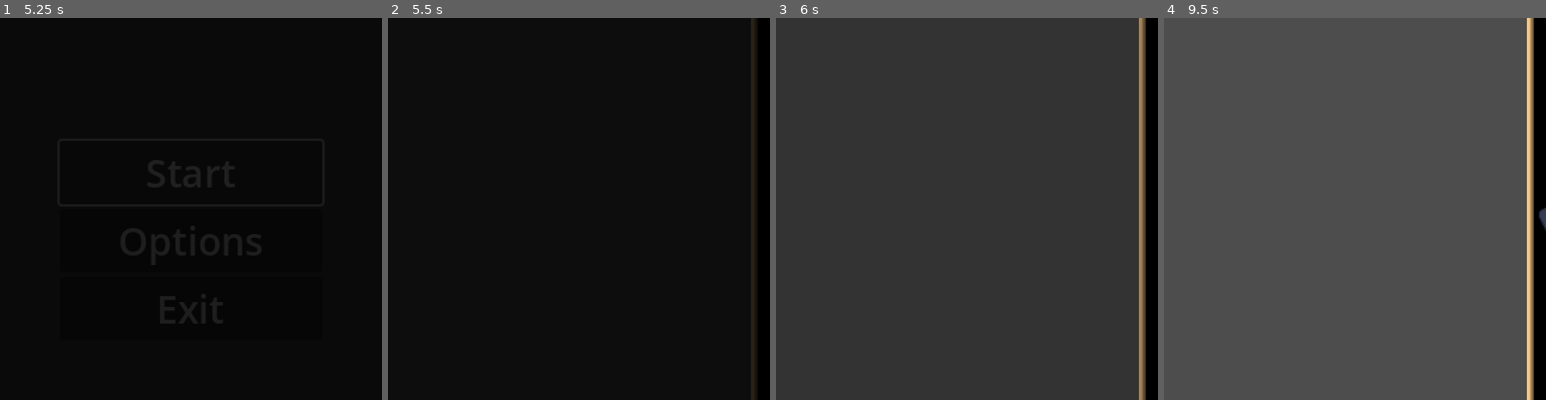
Above: before the commit, frames 1-4 (left to right).
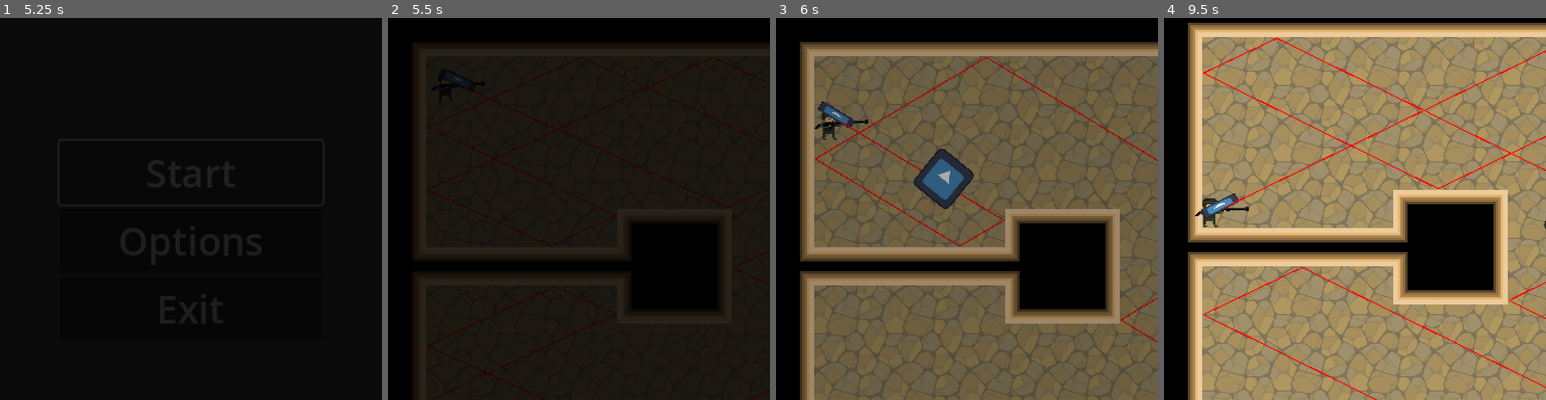
Above: after the commit, the same moments.

Repository: KoB-Kirito/uol-gamejam-10
Game: Godot game, scene res://menu/splash_screen/splash_screen.tscn
The game is run twice, just before and just after one commit, with the same random seed, the same clock (stepped at 60 frames per second) and the same inputs. The engine's default icon, where the game draws it, is replaced by a stand-in: a white triangle on a blue panel in a dark square.
Inputs (mouse positions are in pixels of both pictures, inside the frame that each line leads up to):
- Up to frame 1 (5.25 s): tap Enter at 0.5, 2, 5 s; move the mouse to (275, 189) at 0.52 s; hold D (right) 0.53-1.25 s; click (275, 189) at 0.6 s; tap Space at 1.25, 3.5 s; drag from (114, 228) to (171, 285) at 1.27 s; move the mouse to (229, 124) at 2.02 s; hold D (right) 2.03-2.75 s; tap Backspace at 2.1 s; drag from (171, 285) to (76, 151) at 2.77 s; move the mouse to (305, 266) at 3.52 s; hold A (left) 3.53-4.25 s; tap Delete at 3.6 s; click "Start" at 4.25 s; drag from (76, 151) to (133, 113) at 5.02 s
- Up to frame 2 (5.5 s): no input
- Up to frame 3 (6 s): move the mouse to (986, 209) at 5.77 s; hold S (down) from 5.78 s (still down); click (986, 209) at 5.85 s
- Up to frame 4 (9.5 s): release S (down) at 6.5 s; drag from (1297, 113) to (1278, 228) at 6.52 s; move the mouse to (1439, 189) at 7.27 s; hold W (up) 7.28-8 s; tap Backspace at 7.35 s; drag from (1278, 228) to (1335, 285) at 8.02 s; move the mouse to (1393, 124) at 8.77 s; hold S (down) from 8.78 s (still down); tap Delete at 8.85 s

Frame 1 is identical in both runs. In frame 2, 11% of the frame differs, in the area x 8-100%, y 0-100%; in frame 3, 96%; in frame 4, 100%, in the area x 0-100%, y 0-100%.

Commit message:
tileset 32

Diff:
--- a/level/level_1.tscn
+++ b/level/level_1.tscn
@@ -2,8 +2,8 @@
 
 [ext_resource type="Texture2D" uid="uid://cjfa22snh4p60" path="res://assets/TilesetJungleRuin.png" id="1_drdxs"]
 [ext_resource type="PackedScene" uid="uid://ch3u4v7tets38" path="res://level_manager.tscn" id="1_te1qb"]
-[ext_resource type="Texture2D" uid="uid://bv41ud81dojak" path="res://assets/TilesetAll.png" id="2_hlprw"]
 [ext_resource type="PackedScene" uid="uid://d1nwfcr0d5o1x" path="res://player.tscn" id="2_lveq8"]
+[ext_resource type="Texture2D" uid="uid://bgabcrl82q643" path="res://assets/TilesetAllBig.png" id="2_pi5gl"]
 [ext_resource type="PackedScene" uid="uid://f4jf1c4v6ts5" path="res://enemies/_base_enemy.tscn" id="3_4s3ti"]
 
 [sub_resource type="TileSetAtlasSource" id="TileSetAtlasSource_03orh"]
@@ -28,19 +28,20 @@
 [sub_resource type="TileSet" id="TileSet_4oaqe"]
 sources/0 = SubResource("TileSetAtlasSource_03orh")
 
-[sub_resource type="TileSetAtlasSource" id="TileSetAtlasSource_746uq"]
-texture = ExtResource("2_hlprw")
+[sub_resource type="TileSetAtlasSource" id="TileSetAtlasSource_egfdw"]
+texture = ExtResource("2_pi5gl")
+texture_region_size = Vector2i(32, 32)
 0:0/0 = 0
 0:0/0/terrain_set = 0
 0:0/0/terrain = 0
-0:0/0/physics_layer_0/polygon_0/points = PackedVector2Array(-8, -8, -8, 7.1224, -7.12241, 8, 8, 8, 8, -8)
+0:0/0/physics_layer_0/polygon_0/points = PackedVector2Array(-16, -16, 16, -16, 16, 16, -16, 16)
 0:0/0/terrains_peering_bit/right_side = 0
 0:0/0/terrains_peering_bit/bottom_right_corner = 0
 0:0/0/terrains_peering_bit/bottom_side = 0
 1:0/0 = 0
 1:0/0/terrain_set = 0
 1:0/0/terrain = 0
-1:0/0/physics_layer_0/polygon_0/points = PackedVector2Array(-8, -8, 8, -8, 8, 8, -8, 8)
+1:0/0/physics_layer_0/polygon_0/points = PackedVector2Array(-16, -16, 16, -16, 16, 16, -16, 16)
 1:0/0/terrains_peering_bit/right_side = 0
 1:0/0/terrains_peering_bit/bottom_right_corner = 0
 1:0/0/terrains_peering_bit/bottom_side = 0
@@ -49,19 +50,19 @@
 2:0/0 = 0
 2:0/0/terrain_set = 0
 2:0/0/terrain = 0
-2:0/0/physics_layer_0/polygon_0/points = PackedVector2Array(-8, -8, 8, -8, 8, 8, -8, 8)
+2:0/0/physics_layer_0/polygon_0/points = PackedVector2Array(-16, -16, 16, -16, 16, 16, -16, 16)
 2:0/0/terrains_peering_bit/bottom_side = 0
 2:0/0/terrains_peering_bit/bottom_left_corner = 0
 2:0/0/terrains_peering_bit/left_side = 0
 3:0/0 = 0
 3:0/0/terrain_set = 0
 3:0/0/terrain = 0
-3:0/0/physics_layer_0/polygon_0/points = PackedVector2Array(-8, -8, 8, -8, 8, 8, -8, 8)
+3:0/0/physics_layer_0/polygon_0/points = PackedVector2Array(-16, -16, 16, -16, 16, 16, -16, 16)
 3:0/0/terrains_peering_bit/bottom_side = 0
 4:0/0 = 0
 4:0/0/terrain_set = 0
 4:0/0/terrain = 0
-4:0/0/physics_layer_0/polygon_0/points = PackedVector2Array(-8, -8, 8, -8, 8, 8, -8, 8)
+4:0/0/physics_layer_0/polygon_0/points = PackedVector2Array(-16, -16, 16, -16, 16, 16, -16, 16)
 4:0/0/terrains_peering_bit/right_side = 0
 4:0/0/terrains_peering_bit/bottom_side = 0
 4:0/0/terrains_peering_bit/bottom_left_corner = 0
@@ -72,7 +73,7 @@
 5:0/0 = 0
 5:0/0/terrain_set = 0
 5:0/0/terrain = 0
-5:0/0/physics_layer_0/polygon_0/points = PackedVector2Array(-8, -8, 8, -8, 8, 8, -8, 8)
+5:0/0/physics_layer_0/polygon_0/points = PackedVector2Array(-16, -16, 16, -16, 16, 16, -16, 16)
 5:0/0/terrains_peering_bit/right_side = 0
 5:0/0/terrains_peering_bit/bottom_right_corner = 0
 5:0/0/terrains_peering_bit/bottom_side = 0
@@ -83,7 +84,7 @@
 6:0/0 = 0
 6:0/0/terrain_set = 0
 6:0/0/terrain = 0
-6:0/0/physics_layer_0/polygon_0/points = PackedVector2Array(-8, -8, 8, -8, 8, 8, -8, 8)
+6:0/0/physics_layer_0/polygon_0/points = PackedVector2Array(-16, -16, 16, -16, 16, 16, -16, 16)
 6:0/0/terrains_peering_bit/right_side = 0
 6:0/0/terrains_peering_bit/bottom_right_corner = 0
 6:0/0/terrains_peering_bit/bottom_side = 0
@@ -94,7 +95,7 @@
 0:1/0 = 0
 0:1/0/terrain_set = 0
 0:1/0/terrain = 0
-0:1/0/physics_layer_0/polygon_0/points = PackedVector2Array(-8, -8, 8, -8, 8, 8, -8, 8)
+0:1/0/physics_layer_0/polygon_0/points = PackedVector2Array(-16, -16, 16, -16, 16, 16, -16, 16)
 0:1/0/terrains_peering_bit/right_side = 0
 0:1/0/terrains_peering_bit/bottom_right_corner = 0
 0:1/0/terrains_peering_bit/bottom_side = 0
@@ -103,6 +104,7 @@
 1:1/0 = 0
 1:1/0/terrain_set = 0
 1:1/0/terrain = 0
+1:1/0/physics_layer_0/polygon_0/points = PackedVector2Array(-16, -16, 16, -16, 16, 16, -16, 16)
 1:1/0/terrains_peering_bit/right_side = 0
 1:1/0/terrains_peering_bit/bottom_right_corner = 0
 1:1/0/terrains_peering_bit/bottom_side = 0
@@ -114,7 +116,7 @@
 2:1/0 = 0
 2:1/0/terrain_set = 0
 2:1/0/terrain = 0
-2:1/0/physics_layer_0/polygon_0/points = PackedVector2Array(-8, -8, 8, -8, 8, 8, -8, 8)
+2:1/0/physics_layer_0/polygon_0/points = PackedVector2Array(-16, -16, 16, -16, 16, 16, -16, 16)
 2:1/0/terrains_peering_bit/bottom_side = 0
 2:1/0/terrains_peering_bit/bottom_left_corner = 0
 2:1/0/terrains_peering_bit/left_side = 0
@@ -123,13 +125,13 @@
 3:1/0 = 0
 3:1/0/terrain_set = 0
 3:1/0/terrain = 0
-3:1/0/physics_layer_0/polygon_0/points = PackedVector2Array(-8, -8, 8, -8, 8, 8, -8, 8)
+3:1/0/physics_layer_0/polygon_0/points = PackedVector2Array(-16, -16, 16, -16, 16, 16, -16, 16)
 3:1/0/terrains_peering_bit/bottom_side = 0
 3:1/0/terrains_peering_bit/top_side = 0
 4:1/0 = 0
 4:1/0/terrain_set = 0
 4:1/0/terrain = 0
-4:1/0/physics_layer_0/polygon_0/points = PackedVector2Array(-8, -8, 8, -8, 8, 8, -8, 8)
+4:1/0/physics_layer_0/polygon_0/points = PackedVector2Array(-16, -16, 16, -16, 16, 16, -16, 16)
 4:1/0/terrains_peering_bit/right_side = 0
 4:1/0/terrains_peering_bit/bottom_right_corner = 0
 4:1/0/terrains_peering_bit/bottom_side = 0
@@ -140,7 +142,7 @@
 5:1/0 = 0
 5:1/0/terrain_set = 0
 5:1/0/terrain = 0
-5:1/0/physics_layer_0/polygon_0/points = PackedVector2Array(-8, -8, 8, -8, 8, 8, -8, 8)
+5:1/0/physics_layer_0/polygon_0/points = PackedVector2Array(-16, -16, 16, -16, 16, 16, -16, 16)
 5:1/0/terrains_peering_bit/right_side = 0
 5:1/0/terrains_peering_bit/bottom_right_corner = 0
 5:1/0/terrains_peering_bit/bottom_side = 0
@@ -151,7 +153,7 @@
 6:1/0 = 0
 6:1/0/terrain_set = 0
 6:1/0/terrain = 0
-6:1/0/physics_layer_0/polygon_0/points = PackedVector2Array(-8, -8, 8, -8, 8, 8, -8, 8)
+6:1/0/physics_layer_0/polygon_0/points = PackedVector2Array(-16, -16, 16, -16, 16, 16, -16, 16)
 6:1/0/terrains_peering_bit/right_side = 0
 6:1/0/terrains_peering_bit/bottom_right_corner = 0
 6:1/0/terrains_peering_bit/bottom_side = 0
@@ -162,26 +164,35 @@
 0:2/0 = 0
 0:2/0/terrain_set = 0
 0:2/0/terrain = 0
-0:2/0/physics_layer_0/polygon_0/points = PackedVector2Array(-8, -8, 8, -8, 8, 8, -8, 8)
+0:2/0/physics_layer_0/polygon_0/points = PackedVector2Array(-16, -16, 16, -16, 16, 16, -16, 16)
 0:2/0/terrains_peering_bit/right_side = 0
 0:2/0/terrains_peering_bit/top_side = 0
 0:2/0/terrains_peering_bit/top_right_corner = 0
+1:2/0 = 0
+1:2/0/terrain_set = 0
+1:2/0/terrain = 0
+1:2/0/physics_layer_0/polygon_0/points = PackedVector2Array(-16, -16, 16, -16, 16, 16, -16, 16)
+1:2/0/terrains_peering_bit/right_side = 0
+1:2/0/terrains_peering_bit/left_side = 0
+1:2/0/terrains_peering_bit/top_left_corner = 0
+1:2/0/terrains_peering_bit/top_side = 0
+1:2/0/terrains_peering_bit/top_right_corner = 0
 2:2/0 = 0
 2:2/0/terrain_set = 0
 2:2/0/terrain = 0
-2:2/0/physics_layer_0/polygon_0/points = PackedVector2Array(-8, -8, 8, -8, 8, 8, -8, 8)
+2:2/0/physics_layer_0/polygon_0/points = PackedVector2Array(-16, -16, 16, -16, 16, 16, -16, 16)
 2:2/0/terrains_peering_bit/left_side = 0
 2:2/0/terrains_peering_bit/top_left_corner = 0
 2:2/0/terrains_peering_bit/top_side = 0
 3:2/0 = 0
 3:2/0/terrain_set = 0
 3:2/0/terrain = 0
-3:2/0/physics_layer_0/polygon_0/points = PackedVector2Array(-8, -8, 8, -8, 8, 8, -8, 8)
+3:2/0/physics_layer_0/polygon_0/points = PackedVector2Array(-16, -16, 16, -16, 16, 16, -16, 16)
 3:2/0/terrains_peering_bit/top_side = 0
 4:2/0 = 0
 4:2/0/terrain_set = 0
 4:2/0/terrain = 0
-4:2/0/physics_layer_0/polygon_0/points = PackedVector2Array(-8, -8, 8, -8, 8, 8, -8, 8)
+4:2/0/physics_layer_0/polygon_0/points = PackedVector2Array(-16, -16, 16, -16, 16, 16, -16, 16)
 4:2/0/terrains_peering_bit/right_side = 0
 4:2/0/terrains_peering_bit/bottom_side = 0
 4:2/0/terrains_peering_bit/bottom_left_corner = 0
@@ -190,7 +201,7 @@
 5:2/0 = 0
 5:2/0/terrain_set = 0
 5:2/0/terrain = 0
-5:2/0/physics_layer_0/polygon_0/points = PackedVector2Array(-8, -8, 8, -8, 8, 8, -8, 8)
+5:2/0/physics_layer_0/polygon_0/points = PackedVector2Array(-16, -16, 16, -16, 16, 16, -16, 16)
 5:2/0/terrains_peering_bit/right_side = 0
 5:2/0/terrains_peering_bit/bottom_side = 0
 5:2/0/terrains_peering_bit/left_side = 0
@@ -199,7 +210,7 @@
 6:2/0 = 0
 6:2/0/terrain_set = 0
 6:2/0/terrain = 0
-6:2/0/physics_layer_0/polygon_0/points = PackedVector2Array(-8, -8, 8, -8, 8, 8, -8, 8)
+6:2/0/physics_layer_0/polygon_0/points = PackedVector2Array(-16, -16, 16, -16, 16, 16, -16, 16)
 6:2/0/terrains_peering_bit/right_side = 0
 6:2/0/terrains_peering_bit/bottom_side = 0
 6:2/0/terrains_peering_bit/bottom_left_corner = 0
@@ -210,27 +221,27 @@
 0:3/0 = 0
 0:3/0/terrain_set = 0
 0:3/0/terrain = 0
-0:3/0/physics_layer_0/polygon_0/points = PackedVector2Array(-8, -8, 8, -8, 8, 8, -8, 8)
+0:3/0/physics_layer_0/polygon_0/points = PackedVector2Array(-16, -16, 16, -16, 16, 16, -16, 16)
 0:3/0/terrains_peering_bit/right_side = 0
 1:3/0 = 0
 1:3/0/terrain_set = 0
 1:3/0/terrain = 0
-1:3/0/physics_layer_0/polygon_0/points = PackedVector2Array(-8, -8, 8, -8, 8, 8, -8, 8)
+1:3/0/physics_layer_0/polygon_0/points = PackedVector2Array(-16, -16, 16, -16, 16, 16, -16, 16)
 1:3/0/terrains_peering_bit/right_side = 0
 1:3/0/terrains_peering_bit/left_side = 0
 2:3/0 = 0
 2:3/0/terrain_set = 0
 2:3/0/terrain = 0
-2:3/0/physics_layer_0/polygon_0/points = PackedVector2Array(-8, -8, 8, -8, 8, 8, -8, 8)
+2:3/0/physics_layer_0/polygon_0/points = PackedVector2Array(-16, -16, 16, -16, 16, 16, -16, 16)
 2:3/0/terrains_peering_bit/left_side = 0
 3:3/0 = 0
 3:3/0/terrain_set = 0
 3:3/0/terrain = 0
-3:3/0/physics_layer_0/polygon_0/points = PackedVector2Array(-8, -8, 8, -8, 8, 8, -8, 8)
+3:3/0/physics_layer_0/polygon_0/points = PackedVector2Array(-16, -16, 16, -16, 16, 16, -16, 16)
 4:3/0 = 0
 4:3/0/terrain_set = 0
 4:3/0/terrain = 0
-4:3/0/physics_layer_0/polygon_0/points = PackedVector2Array(-8, -8, 8, -8, 8, 8, -8, 8)
+4:3/0/physics_layer_0/polygon_0/points = PackedVector2Array(-16, -16, 16, -16, 16, 16, -16, 16)
 4:3/0/terrains_peering_bit/right_side = 0
 4:3/0/terrains_peering_bit/bottom_side = 0
 4:3/0/terrains_peering_bit/left_side = 0
@@ -239,7 +250,7 @@
 5:3/0 = 0
 5:3/0/terrain_set = 0
 5:3/0/terrain = 0
-5:3/0/physics_layer_0/polygon_0/points = PackedVector2Array(-8, -8, 8, -8, 8, 8, -8, 8)
+5:3/0/physics_layer_0/polygon_0/points = PackedVector2Array(-16, -16, 16, -16, 16, 16, -16, 16)
 5:3/0/terrains_peering_bit/right_side = 0
 5:3/0/terrains_peering_bit/bottom_side = 0
 5:3/0/terrains_peering_bit/left_side = 0
@@ -247,7 +258,7 @@
 6:3/0 = 0
 6:3/0/terrain_set = 0
 6:3/0/terrain = 0
-6:3/0/physics_layer_0/polygon_0/points = PackedVector2Array(-8, -8, 8, -8, 8, 8, -8, 8)
+6:3/0/physics_layer_0/polygon_0/points = PackedVector2Array(-16, -16, 16, -16, 16, 16, -16, 16)
 6:3/0/terrains_peering_bit/right_side = 0
 6:3/0/terrains_peering_bit/bottom_side = 0
 6:3/0/terrains_peering_bit/left_side = 0
@@ -258,7 +269,7 @@
 0:4/0 = 0
 0:4/0/terrain_set = 0
 0:4/0/terrain = 0
-0:4/0/physics_layer_0/polygon_0/points = PackedVector2Array(-8, -8, 8, -8, 8, 8, -8, 8)
+0:4/0/physics_layer_0/polygon_0/points = PackedVector2Array(-16, -16, 16, -16, 16, 16, -16, 16)
 0:4/0/terrains_peering_bit/right_side = 0
 0:4/0/terrains_peering_bit/bottom_side = 0
 0:4/0/terrains_peering_bit/top_side = 0
@@ -266,7 +277,7 @@
 1:4/0 = 0
 1:4/0/terrain_set = 0
 1:4/0/terrain = 0
-1:4/0/physics_layer_0/polygon_0/points = PackedVector2Array(-8, -8, 8, -8, 8, 8, -8, 8)
+1:4/0/physics_layer_0/polygon_0/points = PackedVector2Array(-16, -16, 16, -16, 16, 16, -16, 16)
 1:4/0/terrains_peering_bit/bottom_side = 0
 1:4/0/terrains_peering_bit/left_side = 0
 1:4/0/terrains_peering_bit/top_left_corner = 0
@@ -274,7 +285,7 @@
 2:4/0 = 0
 2:4/0/terrain_set = 0
 2:4/0/terrain = 0
-2:4/0/physics_layer_0/polygon_0/points = PackedVector2Array(-8, -8, 8, -8, 8, 8, -8, 8)
+2:4/0/physics_layer_0/polygon_0/points = PackedVector2Array(-16, -16, 16, -16, 16, 16, -16, 16)
 2:4/0/terrains_peering_bit/right_side = 0
 2:4/0/terrains_peering_bit/bottom_side = 0
 2:4/0/terrains_peering_bit/bottom_left_corner = 0
@@ -282,7 +293,7 @@
 3:4/0 = 0
 3:4/0/terrain_set = 0
 3:4/0/terrain = 0
-3:4/0/physics_layer_0/polygon_0/points = PackedVector2Array(-8, -8, 8, -8, 8, 8, -8, 8)
+3:4/0/physics_layer_0/polygon_0/points = PackedVector2Array(-16, -16, 16, -16, 16, 16, -16, 16)
 3:4/0/terrains_peering_bit/right_side = 0
 3:4/0/terrains_peering_bit/bottom_right_corner = 0
 3:4/0/terrains_peering_bit/bottom_side = 0
@@ -290,27 +301,27 @@
 4:4/0 = 0
 4:4/0/terrain_set = 0
 4:4/0/terrain = 0
-4:4/0/physics_layer_0/polygon_0/points = PackedVector2Array(-8, -8, 8, -8, 8, 8, -8, 8)
+4:4/0/physics_layer_0/polygon_0/points = PackedVector2Array(-16, -16, 16, -16, 16, 16, -16, 16)
 4:4/0/terrains_peering_bit/right_side = 0
 4:4/0/terrains_peering_bit/bottom_side = 0
 5:4/0 = 0
 5:4/0/terrain_set = 0
 5:4/0/terrain = 0
-5:4/0/physics_layer_0/polygon_0/points = PackedVector2Array(-8, -8, 8, -8, 8, 8, -8, 8)
+5:4/0/physics_layer_0/polygon_0/points = PackedVector2Array(-16, -16, 16, -16, 16, 16, -16, 16)
 5:4/0/terrains_peering_bit/right_side = 0
 5:4/0/terrains_peering_bit/bottom_side = 0
 5:4/0/terrains_peering_bit/left_side = 0
 6:4/0 = 0
 6:4/0/terrain_set = 0
 6:4/0/terrain = 0
-6:4/0/physics_layer_0/polygon_0/points = PackedVector2Array(-8, -8, 8, -8, 8, 8, -8, 8)
+6:4/0/physics_layer_0/polygon_0/points = PackedVector2Array(-16, -16, 16, -16, 16, 16, -16, 16)
 6:4/0/terrains_peering_bit/bottom_side = 0
 6:4/0/terrains_peering_bit/left_side = 0
 7:4/0 = 0
 0:5/0 = 0
 0:5/0/terrain_set = 0
 0:5/0/terrain = 0
-0:5/0/physics_layer_0/polygon_0/points = PackedVector2Array(-8, -8, 8, -8, 8, 8, -8, 8)
+0:5/0/physics_layer_0/polygon_0/points = PackedVector2Array(-16, -16, 16, -16, 16, 16, -16, 16)
 0:5/0/terrains_peering_bit/right_side = 0
 0:5/0/terrains_peering_bit/bottom_right_corner = 0
 0:5/0/terrains_peering_bit/bottom_side = 0
@@ -318,7 +329,7 @@
 1:5/0 = 0
 1:5/0/terrain_set = 0
 1:5/0/terrain = 0
-1:5/0/physics_layer_0/polygon_0/points = PackedVector2Array(-8, -8, 8, -8, 8, 8, -8, 8)
+1:5/0/physics_layer_0/polygon_0/points = PackedVector2Array(-16, -16, 16, -16, 16, 16, -16, 16)
 1:5/0/terrains_peering_bit/bottom_side = 0
 1:5/0/terrains_peering_bit/bottom_left_corner = 0
 1:5/0/terrains_peering_bit/left_side = 0
@@ -326,7 +337,7 @@
 2:5/0 = 0
 2:5/0/terrain_set = 0
 2:5/0/terrain = 0
-2:5/0/physics_layer_0/polygon_0/points = PackedVector2Array(-8, -8, 8, -8, 8, 8, -8, 8)
+2:5/0/physics_layer_0/polygon_0/points = PackedVector2Array(-16, -16, 16, -16, 16, 16, -16, 16)
 2:5/0/terrains_peering_bit/right_side = 0
 2:5/0/terrains_peering_bit/left_side = 0
 2:5/0/terrains_peering_bit/top_left_corner = 0
@@ -334,7 +345,7 @@
 3:5/0 = 0
 3:5/0/terrain_set = 0
 3:5/0/terrain = 0
-3:5/0/physics_layer_0/polygon_0/points = PackedVector2Array(-8, -8, 8, -8, 8, 8, -8, 8)
+3:5/0/physics_layer_0/polygon_0/points = PackedVector2Array(-16, -16, 16, -16, 16, 16, -16, 16)
 3:5/0/terrains_peering_bit/right_side = 0
 3:5/0/terrains_peering_bit/left_side = 0
 3:5/0/terrains_peering_bit/top_side = 0
@@ -342,14 +353,14 @@
 4:5/0 = 0
 4:5/0/terrain_set = 0
 4:5/0/terrain = 0
-4:5/0/physics_layer_0/polygon_0/points = PackedVector2Array(-8, -8, 8, -8, 8, 8, -8, 8)
+4:5/0/physics_layer_0/polygon_0/points = PackedVector2Array(-16, -16, 16, -16, 16, 16, -16, 16)
 4:5/0/terrains_peering_bit/right_side = 0
 4:5/0/terrains_peering_bit/bottom_side = 0
 4:5/0/terrains_peering_bit/top_side = 0
 5:5/0 = 0
 5:5/0/terrain_set = 0
 5:5/0/terrain = 0
-5:5/0/physics_layer_0/polygon_0/points = PackedVector2Array(-8, -8, 8, -8, 8, 8, -8, 8)
+5:5/0/physics_layer_0/polygon_0/points = PackedVector2Array(-16, -16, 16, -16, 16, 16, -16, 16)
 5:5/0/terrains_peering_bit/right_side = 0
 5:5/0/terrains_peering_bit/bottom_side = 0
 5:5/0/terrains_peering_bit/left_side = 0
@@ -357,7 +368,7 @@
 6:5/0 = 0
 6:5/0/terrain_set = 0
 6:5/0/terrain = 0
-6:5/0/physics_layer_0/polygon_0/points = PackedVector2Array(-8, -8, 8, -8, 8, 8, -8, 8)
+6:5/0/physics_layer_0/polygon_0/points = PackedVector2Array(-16, -16, 16, -16, 16, 16, -16, 16)
 6:5/0/terrains_peering_bit/bottom_side = 0
 6:5/0/terrains_peering_bit/left_side = 0
 6:5/0/terrains_peering_bit/top_side = 0
@@ -367,7 +378,7 @@
 2:6/0 = 0
 2:6/0/terrain_set = 0
 2:6/0/terrain = 0
-2:6/0/physics_layer_0/polygon_0/points = PackedVector2Array(-8, -8, 8, -8, 8, 8, -8, 8)
+2:6/0/physics_layer_0/polygon_0/points = PackedVector2Array(-16, -16, 16, -16, 16, 16, -16, 16)
 2:6/0/terrains_peering_bit/right_side = 0
 2:6/0/terrains_peering_bit/bottom_right_corner = 0
 2:6/0/terrains_peering_bit/bottom_side = 0
@@ -377,7 +388,7 @@
 3:6/0 = 0
 3:6/0/terrain_set = 0
 3:6/0/terrain = 0
-3:6/0/physics_layer_0/polygon_0/points = PackedVector2Array(-8, -8, 8, -8, 8, 8, -8, 8)
+3:6/0/physics_layer_0/polygon_0/points = PackedVector2Array(-16, -16, 16, -16, 16, 16, -16, 16)
 3:6/0/terrains_peering_bit/right_side = 0
 3:6/0/terrains_peering_bit/bottom_side = 0
 3:6/0/terrains_peering_bit/bottom_left_corner = 0
@@ -387,20 +398,20 @@
 4:6/0 = 0
 4:6/0/terrain_set = 0
 4:6/0/terrain = 0
-4:6/0/physics_layer_0/polygon_0/points = PackedVector2Array(-8, -8, 8, -8, 8, 8, -8, 8)
+4:6/0/physics_layer_0/polygon_0/points = PackedVector2Array(-16, -16, 16, -16, 16, 16, -16, 16)
 4:6/0/terrains_peering_bit/right_side = 0
 4:6/0/terrains_peering_bit/top_side = 0
 5:6/0 = 0
 5:6/0/terrain_set = 0
 5:6/0/terrain = 0
-5:6/0/physics_layer_0/polygon_0/points = PackedVector2Array(-8, -8, 8, -8, 8, 8, -8, 8)
+5:6/0/physics_layer_0/polygon_0/points = PackedVector2Array(-16, -16, 16, -16, 16, 16, -16, 16)
 5:6/0/terrains_peering_bit/right_side = 0
 5:6/0/terrains_peering_bit/left_side = 0
 5:6/0/terrains_peering_bit/top_side = 0
 6:6/0 = 0
 6:6/0/terrain_set = 0
 6:6/0/terrain = 0
-6:6/0/physics_layer_0/polygon_0/points = PackedVector2Array(-8, -8, 8, -8, 8, 8, -8, 8)
+6:6/0/physics_layer_0/polygon_0/points = PackedVector2Array(-16, -16, 16, -16, 16, 16, -16, 16)
 6:6/0/terrains_peering_bit/left_side = 0
 6:6/0/terrains_peering_bit/top_side = 0
 7:6/0 = 0
@@ -412,23 +423,15 @@
 5:7/0 = 0
 6:7/0 = 0
 7:7/0 = 0
-1:2/0 = 0
-1:2/0/terrain_set = 0
-1:2/0/terrain = 0
-1:2/0/physics_layer_0/polygon_0/points = PackedVector2Array(-8, -8, 8, -8, 8, 8, -8, 8)
-1:2/0/terrains_peering_bit/right_side = 0
-1:2/0/terrains_peering_bit/left_side = 0
-1:2/0/terrains_peering_bit/top_left_corner = 0
-1:2/0/terrains_peering_bit/top_side = 0
-1:2/0/terrains_peering_bit/top_right_corner = 0
-
-[sub_resource type="TileSet" id="TileSet_pfoe4"]
+
+[sub_resource type="TileSet" id="TileSet_jy00a"]
+tile_size = Vector2i(32, 32)
 physics_layer_0/collision_layer = 19
 physics_layer_0/collision_mask = 19
 terrain_set_0/mode = 0
-terrain_set_0/terrain_0/name = "walls"
-terrain_set_0/terrain_0/color = Color(0.198235, 0.44718, 0.234823, 1)
-sources/0 = SubResource("TileSetAtlasSource_746uq")
+terrain_set_0/terrain_0/name = "Terrain 0"
+terrain_set_0/terrain_0/color = Color(0.214981, 0.452326, 3.85046e-07, 1)
+sources/0 = SubResource("TileSetAtlasSource_egfdw")
 
 [node name="Level1" type="Node2D"]
 
@@ -438,9 +441,10 @@
 
 [node name="Walls" type="TileMapLayer" parent="."]
 tile_map_data = PackedByteArray("AAAAAAAAAAAEAAAAAAAAAAEAAAACAAEAAAAAAAIAAAACAAEAAAAAAAMAAAACAAEAAAAAAAQAAAACAAEAAAAAAA …(6384 unchanged characters)…
-tile_set = SubResource("TileSet_pfoe4")
+tile_set = SubResource("TileSet_jy00a")
 
 [node name="LevelManager" parent="." instance=ExtResource("1_te1qb")]
+camBoundBotRight = Vector2(650, 650)
 next_level = "res://level/level_2.tscn"
 
 [node name="Player" parent="." instance=ExtResource("2_lveq8")]
Binary file removed: assets/TilesetAll.png
Binary file added: assets/TilesetAllBig.png
Not shown, changed: assets/TilesetAllBig.png.import
